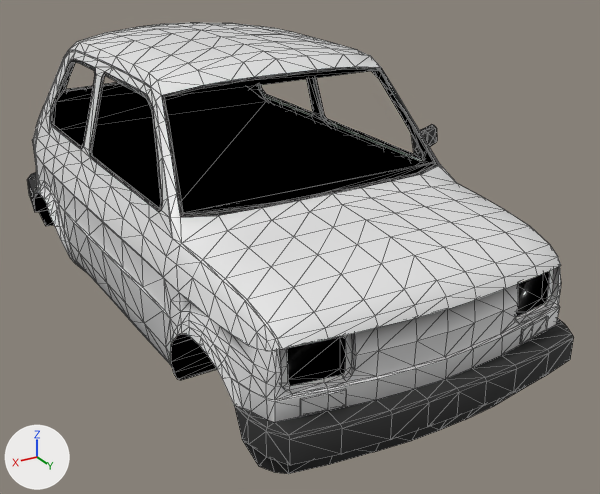
An edit to the glTF model Resources/Indep/Vehicles/126p/126p.glb, drawn before and after from the same camera.
Both versions are drawn from a camera (50 mm lens) standing at (1.63, 3.15, 1.39) and looking at (-0.16, 0.17, -0.1). The lights are fixed; the arrows at lower left show +X, +Y and +Z. The older version comes first. Mesh edges are drawn as thin lines. Vertices at exactly the same position are counted once.

Names of what the first picture shows: 'car'.
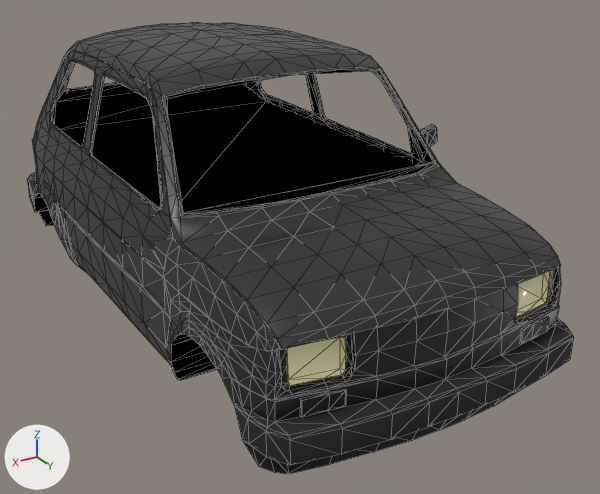
Changed parts and their boxes [x1, y1, x2, y2] in the pictures (600 x 494 px):
'car', surface changed, reshaped (white to black)
    both: [27, 23, 574, 474]
part 1 of me_plane, reshaped
    before: [56, 50, 548, 400]
    after: [56, 50, 549, 417]
part 2 of me_plane, surface changed (white to black)
    both: [32, 29, 561, 422]
part 3 of me_plane, recoloured
    both: [32, 50, 561, 426]
part 4 of me_plane, recoloured
    both: [300, 319, 548, 416]

Edits to the bpy script that builds the scene:
```text
Add img_126p_misc:
    img_126p_misc = load_image('126p_misc', '_unpacked/126p_misc', 1, 1, 'sRGB')
Add img_126p_taillight:
    img_126p_taillight = load_image('126p_taillight', '_unpacked/126p_taillight', 1, 1, 'sRGB')
Add img_126p_headlight:
    img_126p_headlight = load_image('126p_headlight', '_unpacked/126p_headlight', 1, 1, 'sRGB')
Add img_126p_skin:
    img_126p_skin = load_image('126p_skin', '_unpacked/126p_skin', 1, 1, 'sRGB')
Change mat_body:
    where n2 = _N.new('ShaderNodeMix'); n2.name = 'Mix'
    remove n2.inputs[7].default_value = (0.8, 0.8, 0.8, 1.0)  # 'B', white #e7e7e7
    add n4 = _N.new('ShaderNodeTexImage'); n4.name = 'Image Texture'
    add n4.image = img_126p_skin
    where n3 = _N.new('ShaderNodeVertexColor'); n3.name = 'Color Attribute'
    remove _L.new(n3.outputs[0], n2.inputs[6])  # 'Color' to 'A'
    add _L.new(n3.outputs[0], n2.inputs[7])  # 'Color' to 'B'
    add _L.new(n4.outputs[0], n2.inputs[6])  # 'Color' to 'A'
Change mat_reflector:
    where n0 = _N.new('ShaderNodeBsdfPrincipled'); n0.name = 'Principled BSDF'
    remove n0.inputs[1].default_value = 1.0  # 'Metallic'
    add n3 = _N.new('ShaderNodeMix'); n3.name = 'Mix'
    add n3.data_type = 'RGBA'
    add n3.blend_type = 'MULTIPLY'
    add n3.inputs[0].default_value = 1.0  # 'Factor'
    add n4 = _N.new('ShaderNodeTexImage'); n4.name = 'Image Texture'
    add n4.image = img_126p_headlight
    where n2 = _N.new('ShaderNodeVertexColor'); n2.name = 'Color Attribute'
    remove _L.new(n2.outputs[0], n0.inputs[0])  # 'Color' to 'Base Color'
    add _L.new(n3.outputs[2], n0.inputs[0])  # 'Result' to 'Base Color'
    add _L.new(n2.outputs[0], n3.inputs[7])  # 'Color' to 'B'
    add _L.new(n4.outputs[0], n3.inputs[6])  # 'Color' to 'A'
Add mat_blinkers:
    mat_blinkers = bpy.data.materials.new('blinkers')
    # uses the picture img_126p_misc
Add mat_taillights:
    mat_taillights = bpy.data.materials.new('taillights')
    # uses the picture img_126p_taillight
Change me_plane:
    used by ob_car; location = (0.0, 0.0, 0.0)
    remove me_plane.from_pydata(...)  # 1534 vertices, 2776 faces; spans x -0.78..0.72, y -1.59..1.45, z -0.33..0.79
    add me_plane.from_pydata(...)  # 1576 vertices, 2855 faces; spans x -0.78..0.72, y -1.59..1.45, z -0.33..0.79
    me_plane part 1: 7 vertices moved within x -0.78..0.52, y -0.91..1.33, z -0.09..0.64; 8 vertices removed from x -0.6..0.51, y -0.91..1.33, z -0.03..0.68; 45 vertices added at x -0.65..0.66, y -0.97..1.34, z -0.03..0.75
    me_plane part 2: 1215 kept faces spanning x -0.78..0.71, y -1.52..1.37, z -0.33..0.79 get new texture (UV) coordinates
    me_plane part 3: 908 kept faces spanning x -0.78..0.72, y -1.59..1.45, z -0.33..0.72 get new vertex colours
    me_plane part 4: 12 faces spanning x -0.52..0.52, y 1.31..1.34, z -0.09..-0.03 switch from mat_lights to mat_blinkers
    other edits to the shape of me_plane do not show in these pictures
    add me_plane.materials.append(mat_taillights)
```
